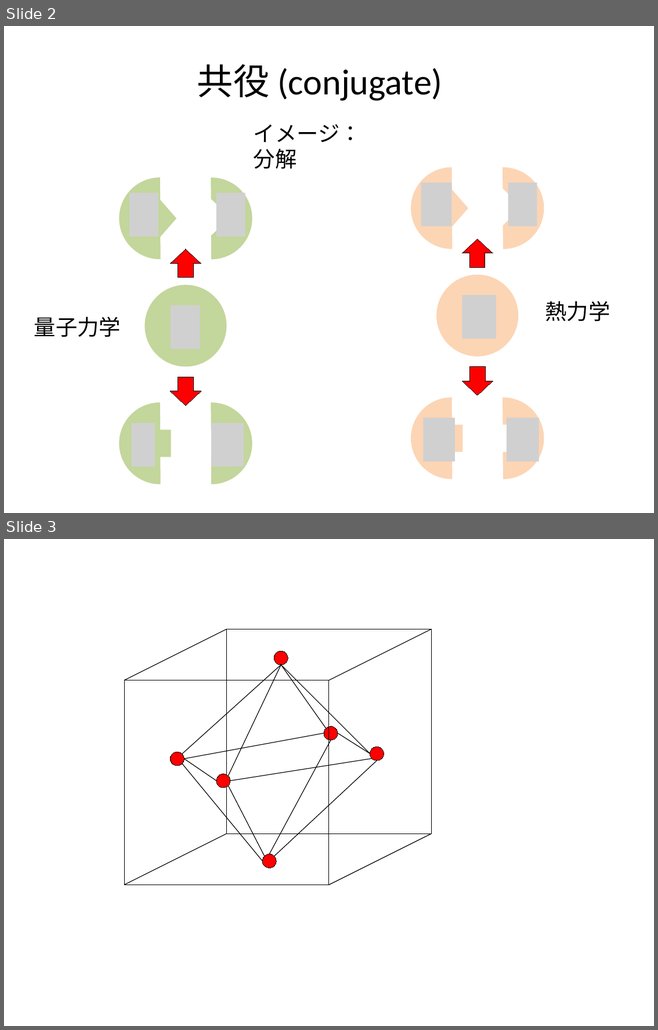
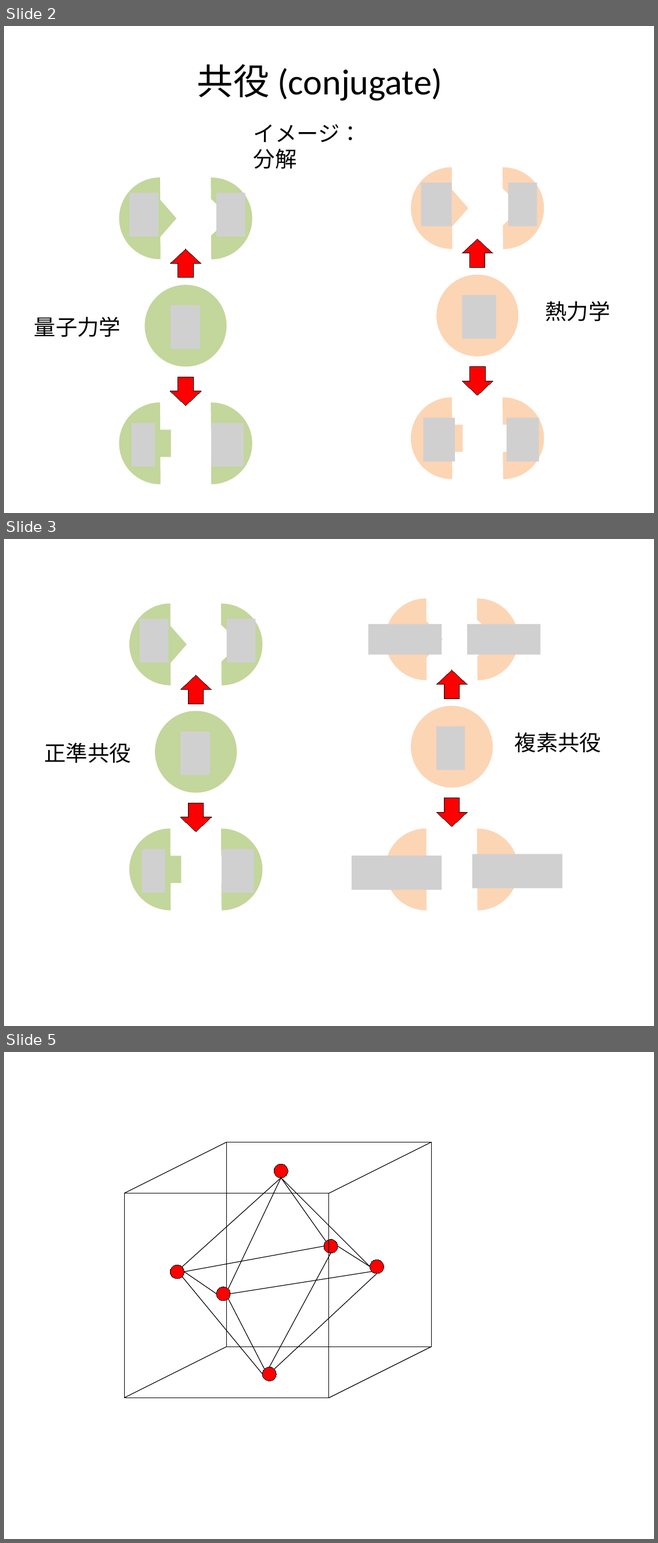
Before and after one commit to kaityo256/classical_mechanics, a slide deck: hamiltonian/fig/fig.pptx. Shown one above the other, each under a label of ours: slides 2 and 3 before the commit, slides 2, 3 and 5 after it; the slides between them are not shown. The pictures are 658x1030 and 658x1543 pixels, drawn with LibreOffice and Linux fonts; fonts in the diff are those of the drawing; grey boxes stand for pictures. Boxes give left, top, right and bottom in pixels: in the first picture for what was removed or moved away, otherwise in the second. Text is boxed around its words. In the diff, an @@ line names an element or a change of style, - is before the commit and + after.

```diff
--- a/hamiltonian/fig/fig.pptx
+++ b/hamiltonian/fig/fig.pptx
@@ slide 3 added at <box>4,539,654,1026</box>, background #FFFFFF @@
@@ chord (boxed as its full ellipse) added at <box>129,603,211,685</box>, fill #C3D69B @@
@@ chord (boxed as its full ellipse) added at <box>181,603,263,685</box>, fill #C3D69B @@
@@ chord (boxed as its full ellipse) added at <box>385,599,467,681</box>, fill #FCD5B5 @@
@@ chord (boxed as its full ellipse) added at <box>436,599,518,681</box>, fill #FCD5B5 @@
@@ picture added at <box>140,619,169,663</box> @@
@@ triangle added at <box>168,623,187,667</box>, fill #C3D69B @@
@@ triangle added at <box>216,621,240,667</box>, fill #FFFFFF @@
@@ picture added at <box>227,619,255,663</box> @@
@@ picture added at <box>368,624,441,654</box> @@
@@ triangle added at <box>424,618,442,661</box>, fill #FCD5B5 @@
@@ picture added at <box>467,624,540,654</box> @@
@@ triangle added at <box>471,616,496,661</box>, fill #FFFFFF @@
@@ up arrow added at <box>181,675,211,704</box>, fill #FF0000, outline #000000 0.75 pt @@
@@ up arrow added at <box>436,670,466,699</box>, fill #FF0000, outline #000000 0.75 pt @@
@@ ellipse added at <box>155,711,237,793</box>, fill #C3D69B @@
@@ ellipse added at <box>411,706,492,788</box>, fill #FCD5B5 @@
@@ picture added at <box>436,726,465,770</box> @@
@@ text added at <box>45,743,131,763</box>, 24 pt, text #000000 @@
+正準共役
@@ picture added at <box>181,732,210,775</box> @@
@@ text added at <box>514,732,601,752</box>, 24 pt, text #000000 @@
+複素共役
@@ up arrow added at <box>436,798,466,827</box>, fill #FF0000, outline #000000 0.75 pt @@
@@ up arrow added at <box>181,803,211,831</box>, fill #FF0000, outline #000000 0.75 pt @@
@@ chord (boxed as its full ellipse) added at <box>129,829,211,911</box>, fill #C3D69B @@
@@ chord (boxed as its full ellipse) added at <box>181,829,263,911</box>, fill #C3D69B @@
@@ chord (boxed as its full ellipse) added at <box>385,829,467,911</box>, fill #FCD5B5 @@
@@ chord (boxed as its full ellipse) added at <box>436,829,518,911</box>, fill #FCD5B5 @@
@@ picture added at <box>141,849,165,892</box> @@
@@ picture added at <box>221,849,254,892</box> @@
@@ rectangle added at <box>170,856,181,884</box>, fill #C3D69B @@
@@ rectangle added at <box>219,856,232,884</box>, fill #FFFFFF @@
@@ picture added at <box>351,856,442,890</box> @@
@@ rectangle added at <box>426,856,437,884</box>, fill #FCD5B5 @@
@@ picture added at <box>471,854,562,889</box> @@
@@ what was slide 3 is now slide 5 @@
```
Also in this commit, not shown: 1 other slide added.
